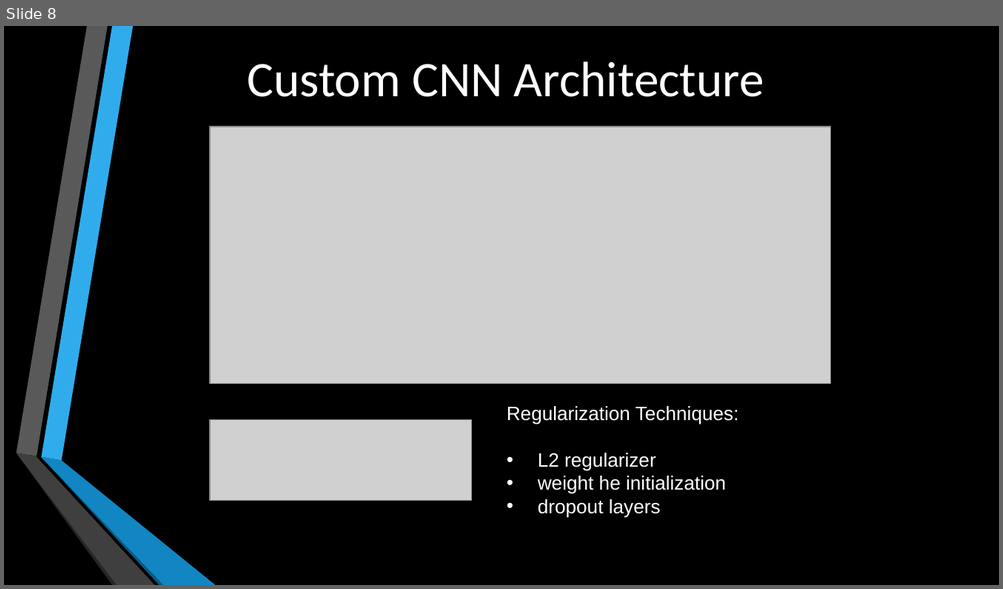
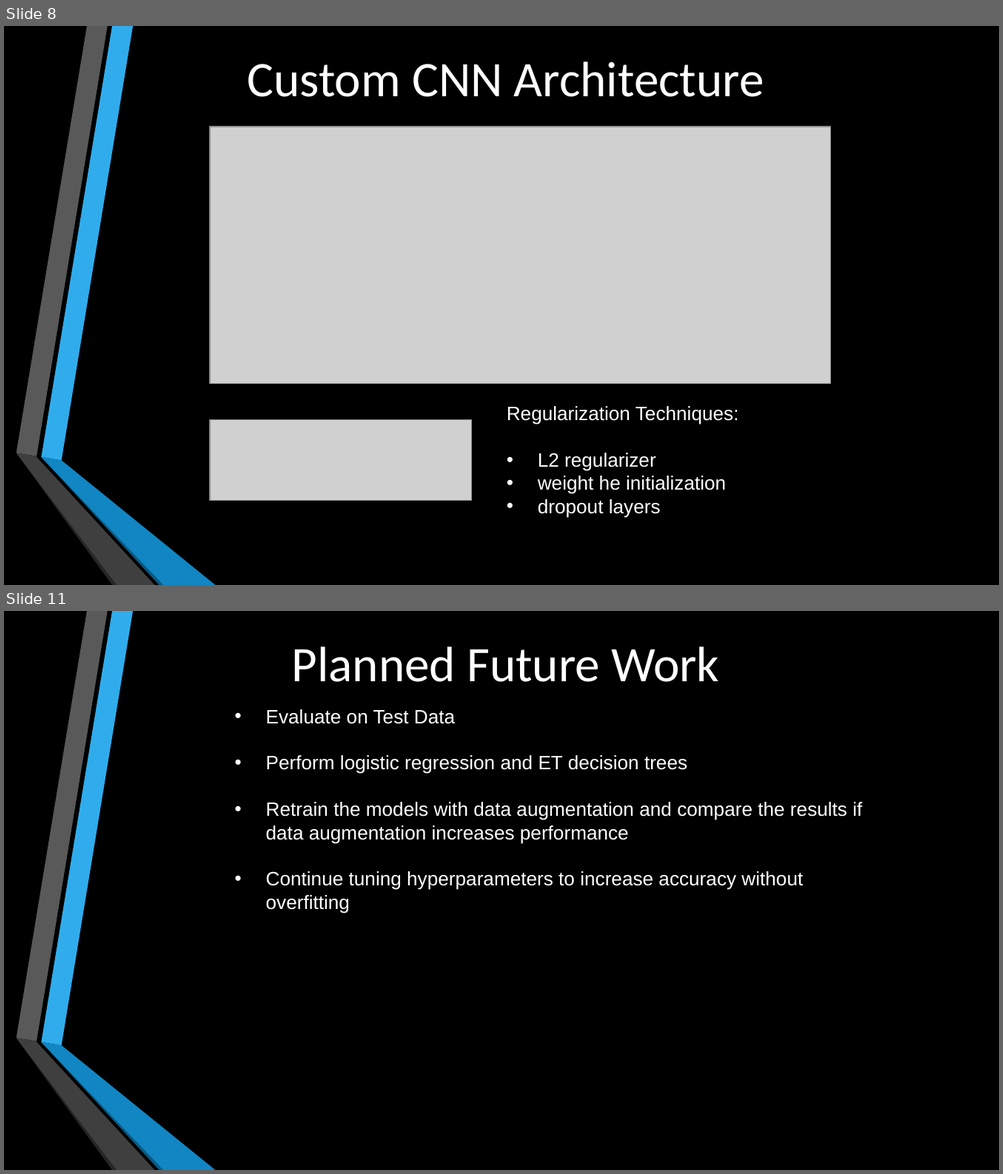
Before and after one commit to Girish-Rajani/Blindess_Detection_Deep_Learning, a slide deck: Blindness Detection Presentation.pptx. Shown one above the other, each under a label of ours: slide 8 before the commit, slides 8 and 11 after it; the slides between them are not shown. The pictures are 1003x589 and 1003x1174 pixels, drawn with LibreOffice and Linux fonts; fonts in the diff are those of the drawing; grey boxes stand for pictures. Boxes give left, top, right and bottom in pixels: in the first picture for what was removed or moved away, otherwise in the second. Text is boxed around its words. In the diff, an @@ line names an element or a change of style, - is before the commit and + after.

```diff
--- a/Blindness Detection Presentation.pptx
+++ b/Blindness Detection Presentation.pptx
@@ slide 11 added at (4, 611, 999, 1170), background #000000; not listed: 6 template elements that a slide beside it also shows @@
@@ title added at (292, 647, 719, 682), 36 pt, text #FFFFFF @@
+Planned Future Work
@@ text added at (266, 709, 862, 914), 14 pt, text #FFFFFF @@
+• Evaluate on Test Data
+• Perform logistic regression and ET decision trees
+• Retrain the models with data augmentation and compare the results if data augmentation increases performance
+• Continue tuning hyperparameters to increase accuracy without overfitting
```
Also in this commit, not shown: 1 slide changed, 2 other slides added.
